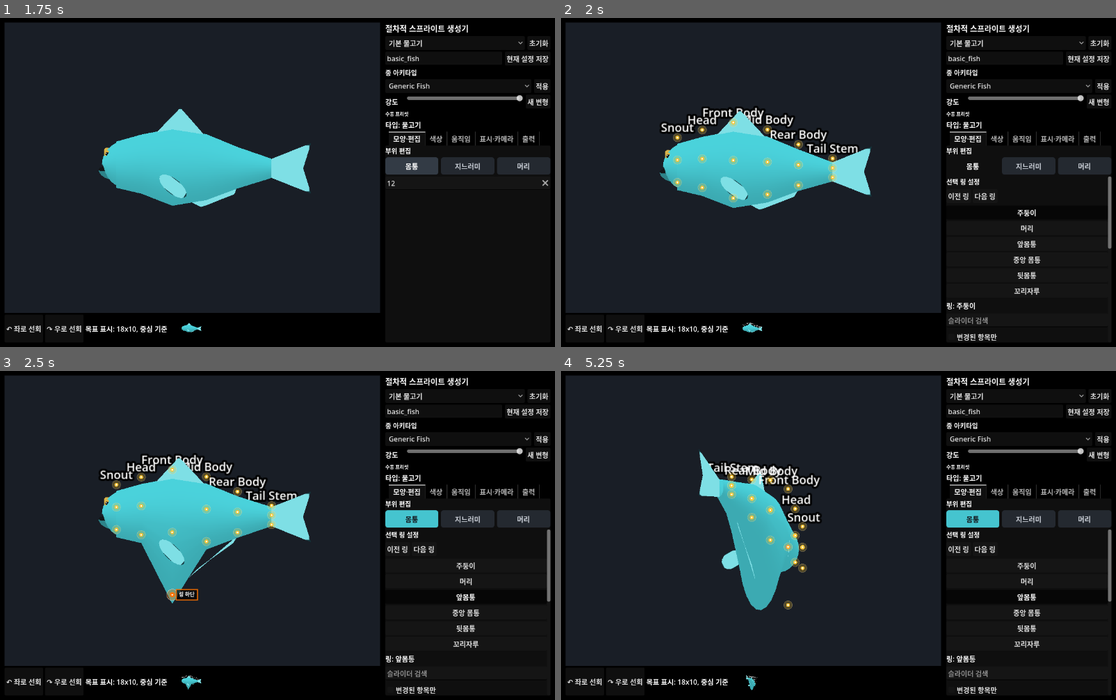
Above: before the commit, frames 1-4 (two rows, left to right).
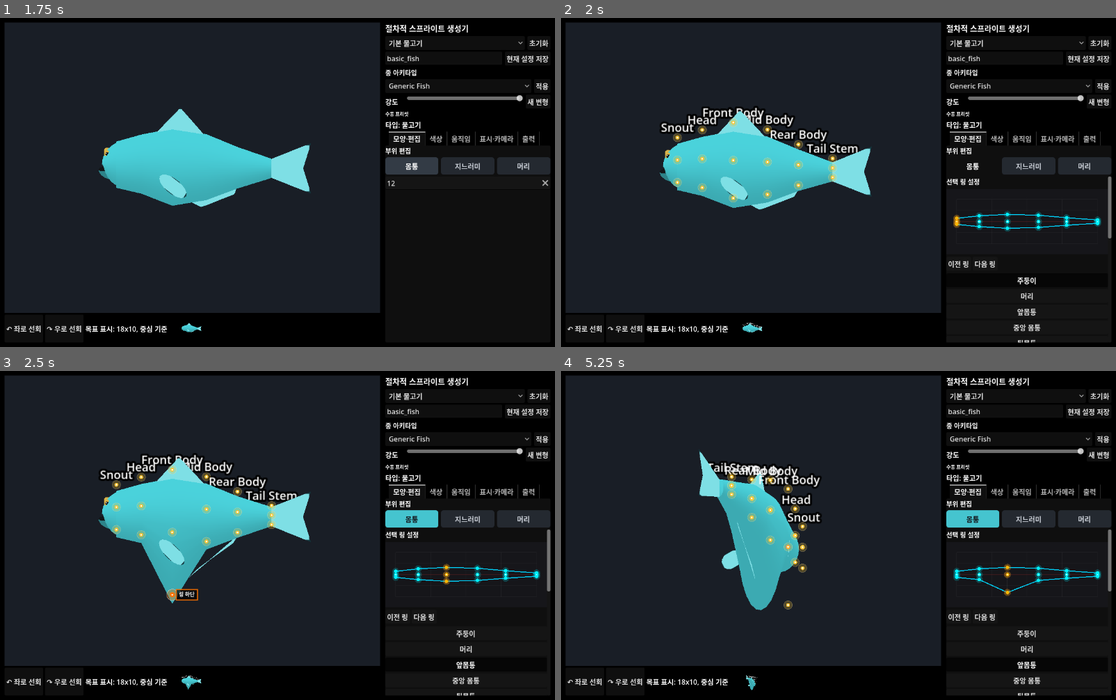
Above: after the commit, the same moments.

Repository: currywhaleshark/aquarium_sprite_mock-up_generator
Game: Godot game, scene res://scenes/Main.tscn
Two runs of this game, one before a commit and one after it. Both use one fixed random seed, a clock stepped at 60 frames per second and the inputs below.
Inputs (mouse positions are in pixels of both pictures, inside the frame that each line leads up to):
- Up to frame 1 (1.75 s): click (466, 182) at 0.52 s; type "12" at 0.6 s; tap Enter at 1.25 s; move the mouse to (399, 166) at 1.27 s; hold D from 1.28 s (still down); tap R at 1.35 s; click (399, 166) at 1.42 s; tap Space at 1.52 s
- Up to frame 2 (2 s): keep holding D; tap Space at 1.82 s
- Up to frame 3 (2.5 s): release D at 2 s; drag from (166, 551) to (249, 601) at 2.02 s
- Up to frame 4 (5.25 s): move the mouse to (894, 463) at 2.77 s; hold D 2.78-3.5 s; tap 3 at 2.85 s; click (1027, 673) at 3.52 s; type "12" at 3.6 s; drag from (810, 601) to (672, 486) at 4.27 s; move the mouse to (1005, 584) at 5.02 s; tap 1 at 5.1 s

Frame 1 is identical in both runs. In frame 2, 1.5% of the frame differs, in the area x 69-100%, y 53-99%; in frame 3, 1.5%; in frame 4, 1.5%.

Commit message:
Embed silhouette editor in body panel

Diff:
--- a/scripts/tools/BodyEditorPanelTest.gd
+++ b/scripts/tools/BodyEditorPanelTest.gd
@@ -10,8 +10,10 @@
 	assert(BodyEditorPanelScript.RING_NUMERIC_KEYS == BodyProfileScript.RING_KEY_RANGES)
 	var seen := [{}]
 	var selected := [""]
+	var emission_count := [0]
 	panel.parameters_changed.connect(func(parameters: Dictionary) -> void:
 		seen[0] = parameters
+		emission_count[0] += 1
 	)
 	panel.ring_selected.connect(func(ring_id: String) -> void:
 		selected[0] = ring_id
@@ -30,7 +32,28 @@
 	})
 	panel.select_ring_by_id("mid_body")
 	assert(selected[0] == "mid_body")
+	var silhouette_editor = panel.get("silhouette_editor")
+	assert(silhouette_editor != null)
+	assert(panel.get_child(1) == silhouette_editor)
+	emission_count[0] = 0
+	silhouette_editor.ring_value_changed.emit("mid_body", "upper_height", 0.6)
+	assert(emission_count[0] == 1)
+	var silhouette_changed_ring := _ring_by_id(_panel_rings(panel), "mid_body")
+	assert(abs(float(silhouette_changed_ring.get("upper_height", 0.0)) - 0.6) < 0.001)
+
+	var size_before_add := _panel_rings(panel).size()
+	silhouette_editor.ring_add_requested.emit(0.5)
+	var rings_after_add := _panel_rings(panel)
+	assert(rings_after_add.size() == size_before_add + 1)
+	var added_ring := _ring_by_id(rings_after_add, panel.get("selected_ring_id"))
+	assert(abs(float(added_ring.get("x", 0.0)) - 0.5) < 0.001)
+	silhouette_editor.ring_delete_requested.emit(String(added_ring.get("id", "")))
+	assert(_panel_rings(panel).size() == size_before_add)
+	panel.select_ring_by_id("mid_body")
+
 	panel.set_ring_parameter("upper_height", 0.72)
+	var synced_top: Vector2 = silhouette_editor.handle_norm_position("mid_body", "top")
+	assert(abs(synced_top.y - 0.72) < 0.001)
 	panel.set_ring_parameter("lower_height", 0.61)
 	panel.set_ring_parameter("top_width", 0.71)
 	panel.set_ring_parameter("bottom_width", 0.29)
@@ -59,6 +82,12 @@
 	assert(selected[0] == "rear_body")
 	panel.select_previous_ring()
 	assert(selected[0] == "mid_body")
+	var min_rings := BodyProfileScript.default_fish_rings().slice(0, BodyProfileScript.MIN_RING_COUNT)
+	panel.set_parameters({"body_profile": {"rings": min_rings}})
+	panel.select_ring_by_id(String(min_rings[1].get("id", "")))
+	var min_count := _panel_rings(panel).size()
+	silhouette_editor.ring_delete_requested.emit(String(min_rings[1].get("id", "")))
+	assert(_panel_rings(panel).size() == min_count)
 
 	DirAccess.make_dir_recursive_absolute(ProjectSettings.globalize_path("res://exports/test_results"))
 	var file := FileAccess.open("res://exports/test_results/body_editor_panel.ok", FileAccess.WRITE)
@@ -72,3 +101,14 @@
 		if String(ring.get("id", "")) == ring_id:
 			return ring
 	return {}
+
+func _panel_rings(panel: Node) -> Array:
+	var parameters: Dictionary = panel.get("parameters")
+	var body_profile: Dictionary = parameters.get("body_profile", {})
+	return body_profile.get("rings", [])
+
+func _ring_by_id(rings: Array, ring_id: String) -> Dictionary:
+	for ring in rings:
+		if String(ring.get("id", "")) == ring_id:
+			return ring
+	return {}
--- a/scripts/ui/BodyEditorPanel.gd
+++ b/scripts/ui/BodyEditorPanel.gd
@@ -9,6 +9,7 @@
 const UiText := preload("res://scripts/ui/UiText.gd")
 const UiRows := preload("res://scripts/ui/UiRows.gd")
 const BodyProfileScript := preload("res://scripts/creature/BodyProfile.gd")
+const BodySilhouetteEditorScript := preload("res://scripts/ui/BodySilhouetteEditor.gd")
 
 const RING_NUMERIC_KEYS := BodyProfileScript.RING_KEY_RANGES
 
@@ -17,6 +18,7 @@
 var ring_buttons := {}
 var ring_list: VBoxContainer
 var selected_label: Label
+var silhouette_editor
 var numeric_sliders := {}
 var search_edit: LineEdit
 var search_text := ""
@@ -31,6 +33,14 @@
 	title.text = "선택 링 설정"
 	title.add_theme_font_size_override("font_size", 15)
 	add_child(title)
+
+	silhouette_editor = BodySilhouetteEditorScript.new()
+	silhouette_editor.name = "BodySilhouetteEditor"
+	silhouette_editor.ring_value_changed.connect(_on_silhouette_ring_value_changed)
+	silhouette_editor.ring_pick_requested.connect(select_ring_by_id)
+	silhouette_editor.ring_add_requested.connect(add_ring_at_x)
+	silhouette_editor.ring_delete_requested.connect(_on_silhouette_ring_delete_requested)
+	add_child(silhouette_editor)
 
 	var nav := HBoxContainer.new()
 	add_child(nav)
@@ -188,12 +198,24 @@
 		return
 	var index := BodyProfileScript.find_ring_index(rings, selected_ring_id)
 	index = maxi(index, 0)
-	var source: Dictionary = rings[index].duplicate(true)
 	var next_x := 1.0 if index >= rings.size() - 1 else float(rings[index + 1].get("x", 1.0))
+	add_ring_at_x(clampf((float(rings[index].get("x", 0.5)) + next_x) * 0.5, 0.0, 1.0))
+
+func add_ring_at_x(x: float) -> void:
+	var rings := _rings()
+	if rings.is_empty():
+		parameters["body_profile"]["rings"] = BodyProfileScript.default_fish_rings()
+		selected_ring_id = String(_rings()[0].get("id", ""))
+		_emit_and_refresh()
+		return
+	var source_index := BodyProfileScript.find_ring_index(rings, selected_ring_id)
+	if source_index < 0:
+		source_index = _nearest_ring_index(x)
+	var source: Dictionary = rings[source_index].duplicate(true)
 	source["id"] = "ring_%d" % Time.get_ticks_msec()
 	source["label"] = "새 링"
-	source["x"] = clampf((float(source.get("x", 0.5)) + next_x) * 0.5, 0.0, 1.0)
-	rings.insert(index + 1, source)
+	source["x"] = clampf(x, 0.0, 1.0)
+	rings.append(source)
 	_sort_rings_by_x(rings)
 	selected_ring_id = String(source["id"])
 	parameters["body_profile"]["rings"] = rings
@@ -248,6 +270,9 @@
 	if ring_list == null:
 		return
 	_updating = true
+	if silhouette_editor != null:
+		silhouette_editor.set_rings(_rings())
+		silhouette_editor.selected_ring_id = selected_ring_id
 	for child in ring_list.get_children():
 		child.queue_free()
 	ring_buttons.clear()
@@ -285,6 +310,25 @@
 	parameters_changed.emit(parameters.duplicate(true))
 	_refresh_controls()
 
+func _on_silhouette_ring_value_changed(ring_id: String, key: String, value: float) -> void:
+	if not _select_ring_for_edit(ring_id):
+		return
+	set_ring_parameter(key, value)
+
+func _on_silhouette_ring_delete_requested(ring_id: String) -> void:
+	if not _select_ring_for_edit(ring_id):
+		return
+	delete_selected_ring()
+
+func _select_ring_for_edit(ring_id: String) -> bool:
+	if BodyProfileScript.find_ring_index(_rings(), ring_id) < 0:
+		return false
+	if selected_ring_id != ring_id:
+		selected_ring_id = ring_id
+		parameters["selected_body_ring_id"] = selected_ring_id
+		ring_selected.emit(selected_ring_id)
+	return true
+
 func _selected_ring() -> Dictionary:
 	for ring in _rings():
 		if String(ring.get("id", "")) == selected_ring_id:
@@ -325,6 +369,17 @@
 	var body_profile: Dictionary = parameters["body_profile"]
 	return body_profile.get("rings", [])
 
+func _nearest_ring_index(x: float) -> int:
+	var rings := _rings()
+	var best_index := 0
+	var best_distance := INF
+	for i in rings.size():
+		var distance := absf(float(rings[i].get("x", 0.0)) - x)
+		if distance < best_distance:
+			best_distance = distance
+			best_index = i
+	return best_index
+
 func _sort_rings_by_x(rings: Array) -> void:
 	rings.sort_custom(func(a: Dictionary, b: Dictionary) -> bool:
 		return float(a.get("x", 0.0)) < float(b.get("x", 0.0))
